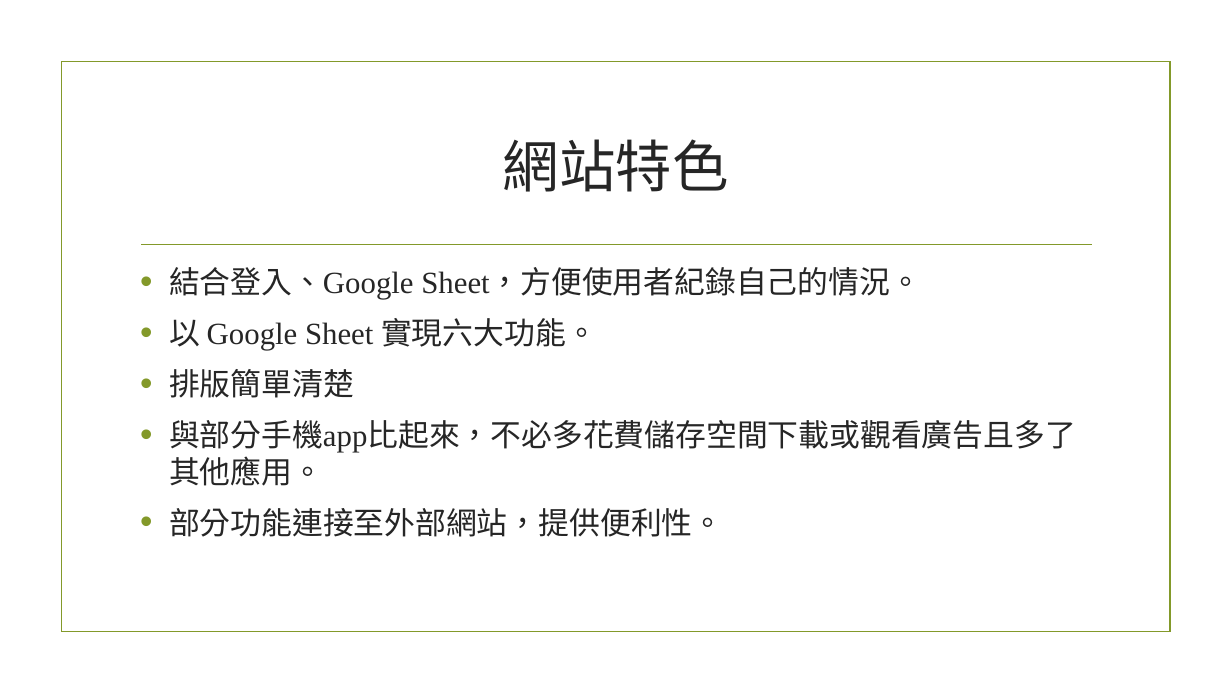
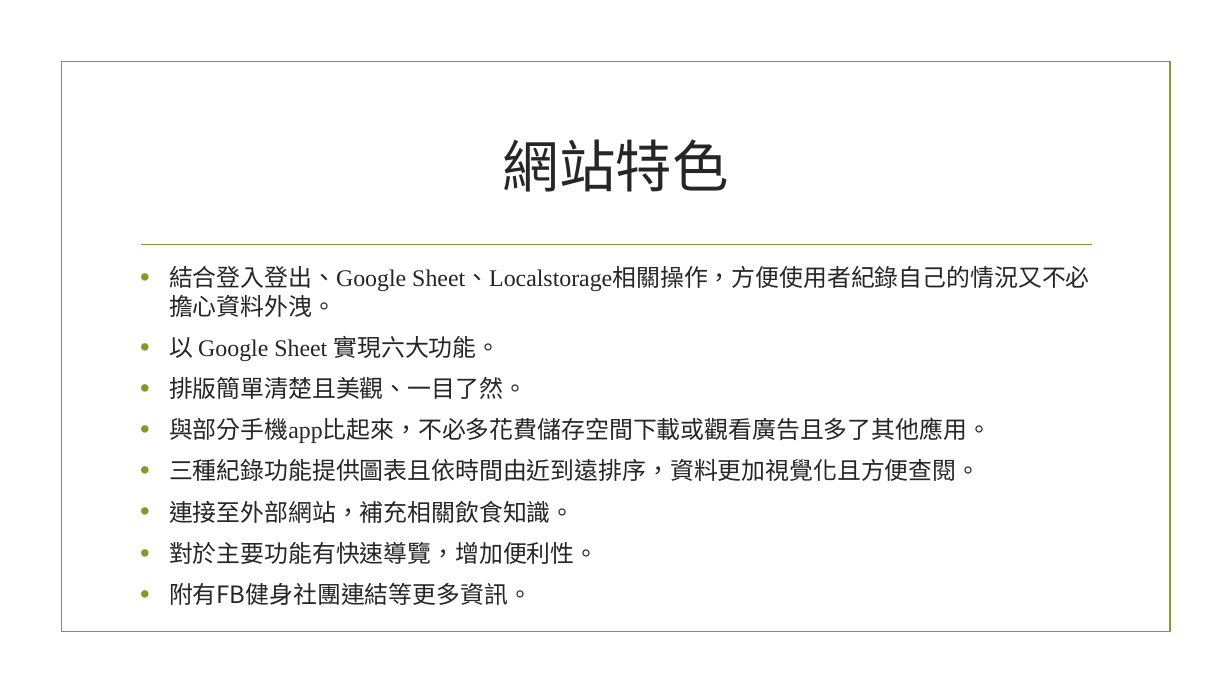
Before and after one commit to 00757039/NoFoodNoLife, a slide deck: slide 10 of 網站說明.pptx (slide 3 before the commit). Drawn at 1232x693 pixels with LibreOffice and Linux fonts; fonts in the diff are those of the drawing; background and template pictures are left out. Boxes give left, top, right and bottom in pixels: in the first picture for what was removed or moved away, otherwise in the second. Text is boxed around its words. In the diff, an @@ line names an element or a change of style, - is before the commit and + after.

```diff
--- a/網站說明.pptx
+++ b/網站說明.pptx
@@ text at box(169, 266, 1090, 317): text changed; size 24 to 18.6 pt @@
-• 結合登入、Google Sheet，方便使用者紀錄自己的情況。
+• 結合登入登出、Google Sheet、Localstorage相關操作，方便使用者紀錄自己的情況又不必擔心資料外洩。
@@ text at box(169, 336, 991, 443): size 24 to 18.6 pt in "以 Google Sheet 實現六大功能。", "與部分手機app比起來，不必多花費儲存空間下載或觀看廣告且多了其他應用。"; less space between paragraphs @@
@@ text at box(169, 377, 527, 399): text changed; size 24 to 18.6 pt @@
-• 排版簡單清楚
+• 排版簡單清楚且美觀、一目了然。
@@ text at box(169, 459, 980, 605): text changed; size 24 to 18.6 pt @@
-• 部分功能連接至外部網站，提供便利性。
+• 三種紀錄功能提供圖表且依時間由近到遠排序，資料更加視覺化且方便查閱。
+• 連接至外部網站，補充相關飲食知識。
+• 對於主要功能有快速導覽，增加便利性。
+• 附有FB健身社團連結等更多資訊。
```
Also in this commit, not shown: 3 other slides changed, 7 slides added, 14 other files.
